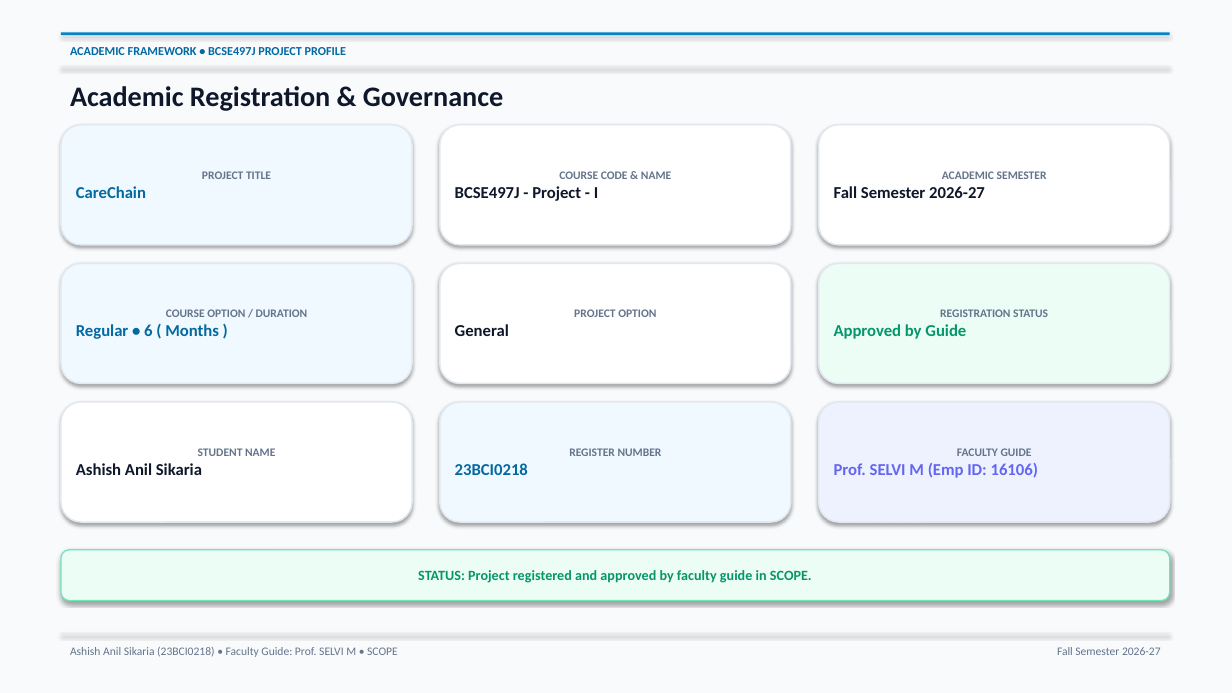
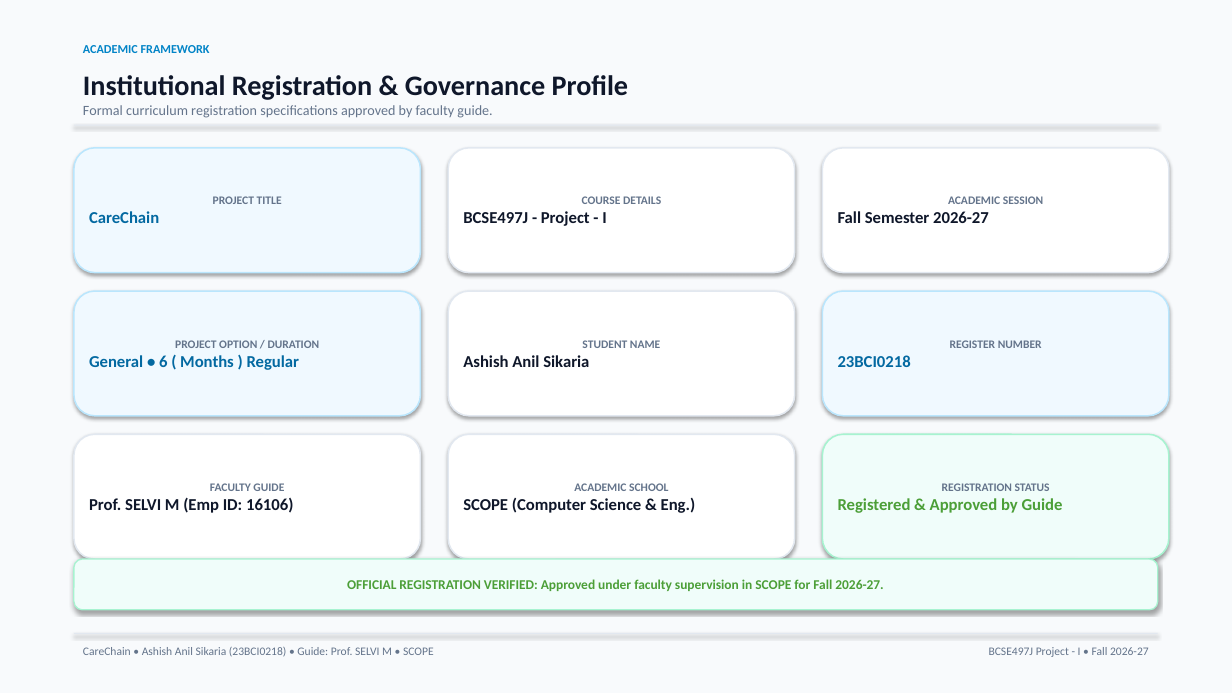
Before and after one commit to ashishanilsikaria/CareChain, a slide deck: slide 2 of docs/presentation/CareChain_Presentation.pptx. Drawn at 1232x693 pixels with LibreOffice and Linux fonts; fonts in the diff are those of the drawing. Boxes give left, top, right and bottom in pixels: in the first picture for what was removed or moved away, otherwise in the second. Text is boxed around its words. In the diff, an @@ line names an element or a change of style, - is before the commit and + after.

```diff
--- a/docs/presentation/CareChain_Presentation.pptx
+++ b/docs/presentation/CareChain_Presentation.pptx
@@ rectangle removed at box(61, 32, 1170, 35) @@
@@ text at box(83, 45, 210, 53): text changed; text colour #0369A1 to #0284C7 @@
-ACADEMIC FRAMEWORK • BCSE497J PROJECT PROFILE
+ACADEMIC FRAMEWORK
@@ text at box(83, 75, 629, 118): text changed; size 22 to 11 pt; text colour #0F172A to #64748B; bold off @@
-Academic Registration & Governance
+Institutional Registration & Governance Profile
+Formal curriculum registration specifications approved by faculty guide.
@@ rectangle: place and size @@
-rectangle at box(61, 67, 1170, 67)
+rectangle at box(74, 125, 1158, 126)
@@ rounded rectangle "PROJECT TITLE": place and size @@
-rounded rectangle "PROJECT TITLE" at box(61, 125, 412, 245)
+rounded rectangle "PROJECT TITLE" at box(74, 148, 421, 273)
@@ rounded rectangle "COURSE DETAILS": place and size @@
-rounded rectangle "COURSE DETAILS" at box(440, 125, 791, 245)
+rounded rectangle "COURSE DETAILS" at box(448, 148, 795, 273)
@@ rounded rectangle "ACADEMIC SESSION": place and size @@
-rounded rectangle "ACADEMIC SESSION" at box(819, 125, 1170, 245)
+rounded rectangle "ACADEMIC SESSION" at box(823, 148, 1169, 273)
@@ text in rounded rectangle at box(582, 196, 661, 204): text changed @@
-COURSE CODE & NAME
+COURSE DETAILS
@@ text in rounded rectangle at box(948, 196, 1043, 204): text changed @@
-ACADEMIC SEMESTER
+ACADEMIC SESSION
@@ rounded rectangle removed at box(440, 263, 791, 384) @@
-PROJECT OPTION
-General
@@ outline #E2E8F0 1.2 pt to #BAE6FD 1.2 pt in 3 elements at box(74, 148, 421, 273), box(823, 291, 1169, 416), box(74, 291, 421, 416) @@
@@ rounded rectangle "PROJECT OPTION / DURATION": place and size @@
-rounded rectangle "PROJECT OPTION / DURATION" at box(61, 263, 412, 384)
+rounded rectangle "PROJECT OPTION / DURATION" at box(74, 291, 421, 416)
@@ rounded rectangle "STUDENT NAME": place and size @@
-rounded rectangle "STUDENT NAME" at box(61, 402, 412, 522)
+rounded rectangle "STUDENT NAME" at box(448, 291, 795, 416)
@@ rounded rectangle "REGISTER NUMBER": place and size @@
-rounded rectangle "REGISTER NUMBER" at box(440, 402, 791, 522)
+rounded rectangle "REGISTER NUMBER" at box(823, 291, 1169, 416)
@@ text in rounded rectangle at box(89, 340, 320, 370): text changed; size 9 to 13 pt; text colour #64748B to #0369A1 @@
-COURSE OPTION / DURATION
-Regular • 6 ( Months )
+PROJECT OPTION / DURATION
+General • 6 ( Months ) Regular
@@ rounded rectangle "FACULTY GUIDE": place and size @@
-rounded rectangle "FACULTY GUIDE" at box(819, 402, 1170, 522)
+rounded rectangle "FACULTY GUIDE" at box(74, 434, 421, 559)
@@ rounded rectangle "FACULTY GUIDE" at box(74, 434, 421, 559): fill #EEF2FF to #FFFFFF @@
@@ rounded rectangle added at box(448, 434, 795, 559), fill #FFFFFF, outline #E2E8F0 1.2 pt, 13 pt, text #0F172A, bold @@
+ACADEMIC SCHOOL
+SCOPE (Computer Science & Eng.)
@@ rounded rectangle "REGISTRATION STATUS": place and size @@
-rounded rectangle "REGISTRATION STATUS" at box(819, 263, 1170, 384)
+rounded rectangle "REGISTRATION STATUS" at box(823, 434, 1169, 559)
@@ rounded rectangle "REGISTRATION STATUS" at box(823, 434, 1169, 559): fill #ECFDF5 to #F0FDFA; outline #E2E8F0 1.2 pt to #A7F3D0 1.2 pt @@
@@ text in rounded rectangle at box(89, 497, 293, 513): text colour #6366F1 to #0F172A in "Prof. SELVI M (Emp ID: 16106)" @@
@@ text in rounded rectangle at box(838, 498, 1063, 513): text changed; text colour #059669 to #4C9F38 @@
-Approved by Guide
+Registered & Approved by Guide
@@ rounded rectangle "OFFICIAL REGISTRATION VERIFIED: Approved under ...": place and size @@
-rounded rectangle "OFFICIAL REGISTRATION VERIFIED: Approved under ..." at box(61, 550, 1170, 601)
+rounded rectangle "OFFICIAL REGISTRATION VERIFIED: Approved under ..." at box(74, 559, 1158, 610)
@@ rounded rectangle "OFFICIAL REGISTRATION VERIFIED: Approved under ..." at box(74, 559, 1158, 610): fill #ECFDF5 to #F0FDFA; outline #6EE7B7 1 pt to #A7F3D0 1 pt @@
@@ text in rounded rectangle at box(347, 579, 883, 591): text changed; size 11 to 10.5 pt; text colour #059669 to #4C9F38 @@
-STATUS: Project registered and approved by faculty guide in SCOPE.
+OFFICIAL REGISTRATION VERIFIED: Approved under faculty supervision in SCOPE for Fall 2026-27.
@@ rectangle: place and size @@
-rectangle at box(61, 633, 1170, 634)
+rectangle at box(74, 633, 1158, 634)
@@ text at box(83, 647, 434, 657): text changed @@
-Ashish Anil Sikaria (23BCI0218) • Faculty Guide: Prof. SELVI M • SCOPE
+CareChain • Ashish Anil Sikaria (23BCI0218) • Guide: Prof. SELVI M • SCOPE
@@ text at box(989, 647, 1149, 657): text changed @@
-Fall Semester 2026-27
+BCSE497J Project - I • Fall 2026-27
```
Also in this commit, not shown: 9 other slides changed, 2 other files.
